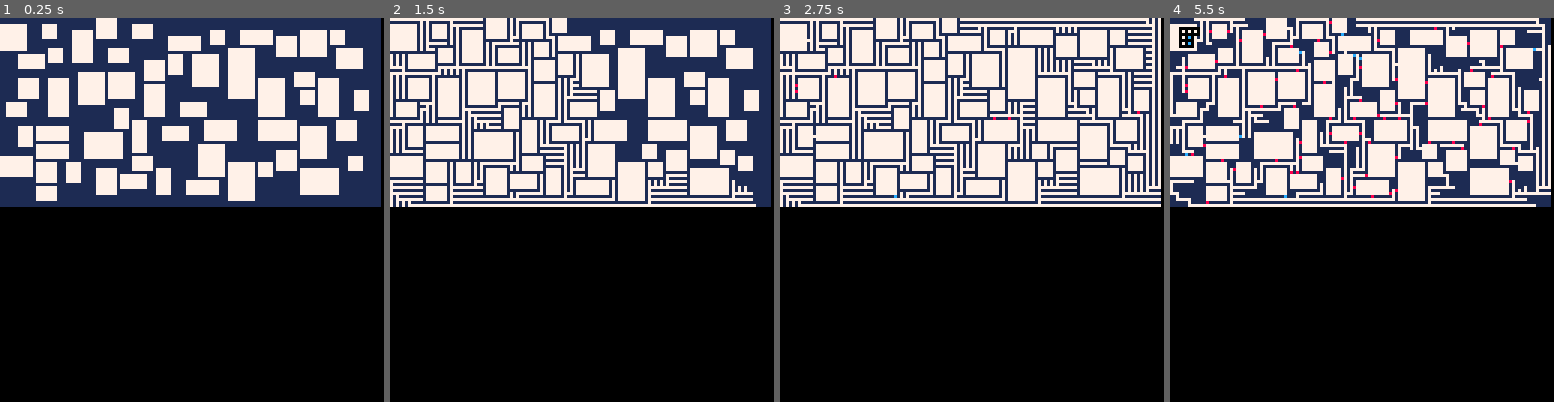
Above: before the commit, frames 1-4 (left to right).
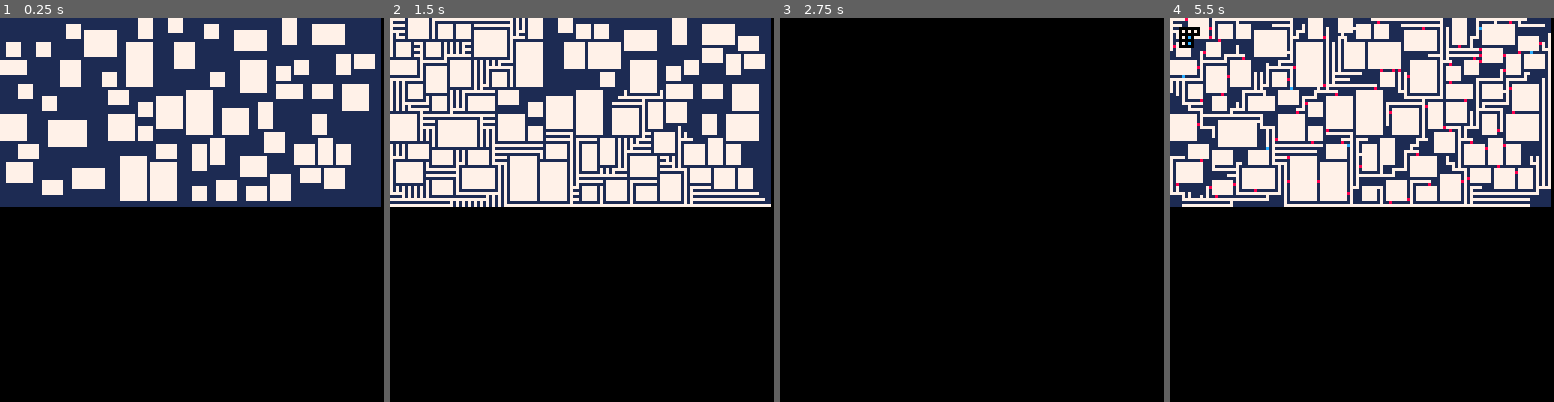
Above: after the commit, the same moments.

Repository: theRenard/PICO-8-Dungeon-Generator
Game: PICO-8 cartridge dungeon-generator.p8
The game is run twice, just before and just after one commit, with the same random seed, the same clock (stepped at 60 frames per second) and the same inputs.
Inputs:
- Up to frame 1 (0.25 s): no input
- Up to frame 2 (1.5 s): no input
- Up to frame 3 (2.75 s): hold Right 1.6-2.1 s; hold Up 2.15-2.42 s; hold Right from 2.47 s (still down)
- Up to frame 4 (5.5 s): release Right at 3.03 s; hold Left 3.08-3.58 s; hold Down 3.63-3.97 s; hold Right 4.02-4.68 s; hold Up 4.73-5.03 s; hold Left from 5.08 s (still down)

The runs differ from the first frame. In frame 1, 21% of the frame differs, in the area x 0-98%, y 0-48%; in frame 2, 18%; in frame 3, 49%, in the area x 0-100%, y 0-50%; in frame 4, 19%.

Commit message:
Refactor make_mz function for improved readability and consistency

Diff:
--- a/lua/generator.lua
+++ b/lua/generator.lua
@@ -5,54 +5,17 @@
 
 function make_mz(cfg)
     -- Constants
-    local draw = cfg.draw or false
-    local mth = cfg.mth or 3
-    -- chose_random = 1, chose_oldest = 2, chose_newest = 3
-    local brd = 1
-    local hasbrd = true
-    if cfg.hasbrd != nil then
-        hasbrd = cfg.hasbrd
-    end
-    -- 1 no brd
-    local w = cfg.w or 128
-    local h = cfg.h or 64
-    local mz_w = w - brd
-    local mz_h = h - brd
-    local chambers = {}
-    if hasbrd then
-        brd = 2
-        mz_w = w - 1
-        mz_h = h - 1
-    end
-
-    local tries = 1000
-    -- number of rms to try, the greater the number, the more rms
-    local xtrsz = cfg.xtrsz or 1
-    local xtrconn = cfg.xtrconn or 20
-    local exits = cfg.exits or 2
+    local draw, mth = cfg.draw or false, cfg.mth or 3
+    local brd, w, h = cfg.hasbrd == false and 1 or 2, cfg.w or 128, cfg.h or 64
+    local mz_w, mz_h, chambers = w - brd, h - brd, {}
+    local tries, xtrsz, xtrconn, exits = 1000, cfg.xtrsz or 1, cfg.xtrconn or 20, cfg.exits or 2
 
     -- Tiles
-    local wl_tl = cfg.wl_tl or 1
-    local flr_tl = cfg.flr_tl or 7
-    local op_tl = cfg.op_tl or 12
-    local csd_tl = cfg.csd_tl or 8
-    local xt_tl = cfg.xt_tl or 9
-
-    local mz = mk2darr(mz_w, mz_h, wl_tl)
-    local rgn = mk2darr(mz_w, mz_h, nil)
-    local con_rgn = mk2darr(mz_w, mz_h, nil)
-    local dd_ends = {}
-
-    local cr_rgn = 0
+    local wl_tl, flr_tl, op_tl, csd_tl, xt_tl = cfg.wl_tl or 1, cfg.flr_tl or 7, cfg.op_tl or 12, cfg.csd_tl or 8, cfg.xt_tl or 9
+    local mz, rgn, con_rgn, dd_ends, cr_rgn = mk2darr(mz_w, mz_h, wl_tl), mk2darr(mz_w, mz_h, nil), mk2darr(mz_w, mz_h, nil), {}, 0
 
     local function chs_idx(ceil)
-        if mth == 1 then
-            return flr(rnd(ceil)) + 1
-        elseif mth == 2 then
-            return 1
-        elseif mth == 3 then
-            return ceil
-        end
+        return mth == 1 and flr(rnd(ceil)) + 1 or mth == 2 and 1 or ceil
     end
 
     local function in_bounds(pos)
@@ -117,9 +80,8 @@
     local function draw_rgn()
         foreach_2darr(
             mz, function(x, y)
-                local _rgn = rgn[x][y]
+                local _rgn, color = rgn[x][y], _rgn and (_rgn % 15) + 1 or 0
                 -- color between 0 and 15
-                local color = _rgn and (_rgn % 15) + 1 or 0
                 if color == 9 or color == 10 then
                     color = 11
                 end
@@ -155,11 +117,11 @@
             local index = chs_idx(#posn)
             local curr_pos = posn[index]
             for _, dir in pairs(shuffle(dir.card)) do
-                local ngbPos = {
+                local ngbPos, nxt_ngb_tl = {
                     x = curr_pos.x + dir.x,
                     y = curr_pos.y + dir.y
-                }
-                local nxt_ngb_tl = {
+                },
+                {
                     x = curr_pos.x + dir.x * 2,
                     y = curr_pos.y + dir.y * 2
                 }
@@ -192,17 +154,16 @@
     local function add_rms()
         local rms = {}
         for i = 0, tries do
-            local size = int_rnd(2 + xtrsz) * 2 + 5
-            local recty = int_rnd(1 + size / 2) * 2
-            local w = size
-            local h = size
+            local size = (int_rnd(2 + xtrsz) + 2) * 2 + 1
+            local recty = int_rnd(size / 2) * 2
+            local w, h = size, size
             if one_in(2) then
                 w += recty
             else
                 h += recty
             end
-            local x = int_rnd((mz_w - brd - w) / 2) * 2 + brd
-            local y = int_rnd((mz_h - brd - h) / 2) * 2 + brd
+            local x = int_rnd((mz_w - w) / 2) * 2 + brd
+            local y = int_rnd((mz_h - h) / 2) * 2 + brd
             local rm = { x = x, y = y, w = w, h = h }
             local overlaps = false
             for other in all(rms) do
@@ -265,8 +226,7 @@
             end
         )
 
-        local mgd_rgns = {}
-        local un_mgd_rgns = {}
+        local mgd_rgns, un_mgd_rgns = {}, {}
         for i = 1, cr_rgn do
             mgd_rgns[i] = i
             un_mgd_rgns[i] = i
@@ -282,10 +242,7 @@
                     return mgd_rgns[region]
                 end
             )
-
-            local dest = rgn[1]
-
-            local sources = slice(rgn, 2)
+            local dest, sources = rgn[1], slice(rgn, 2)
 
             for i = 1, cr_rgn do
                 if contains(sources, mgd_rgns[i]) then
@@ -350,8 +307,7 @@
 
         while #dd_ends > exits do
             for _, pos in pairs(dd_ends) do
-                local x, y = pos.x, pos.y
-                local paths = {}
+                local x, y, paths = pos.x, pos.y, {}
                 for _, dir in pairs(dir.card) do
                     local ngbPos = {
                         x = x + dir.x,
